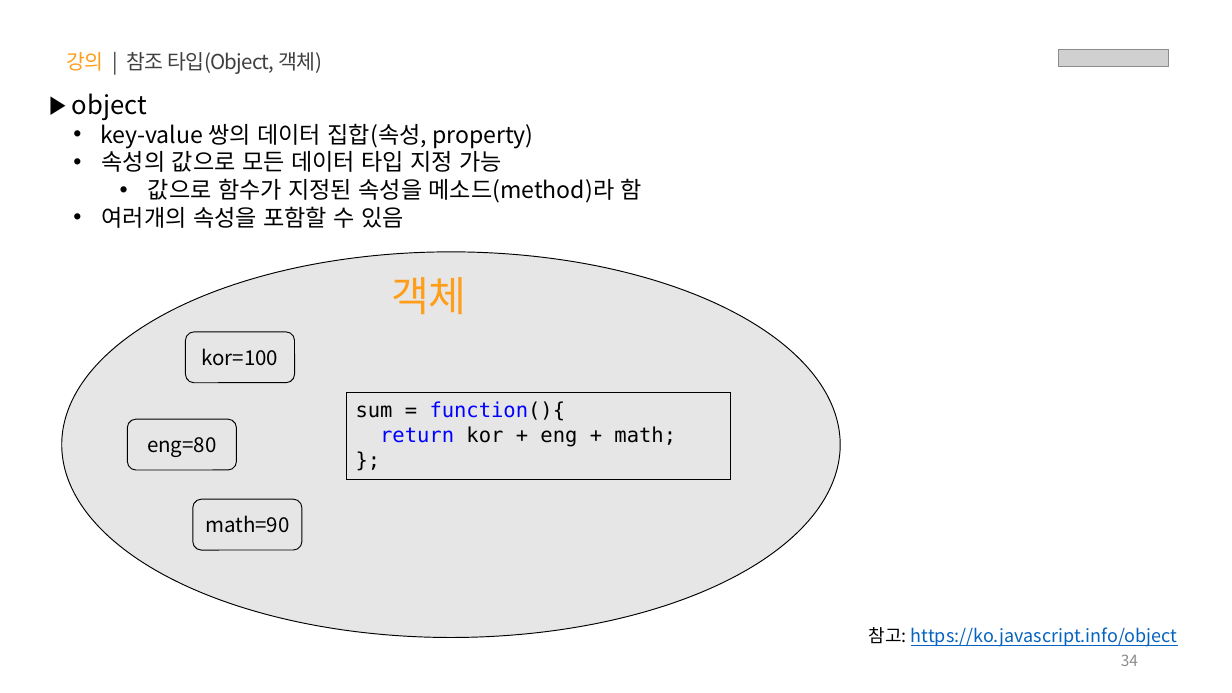
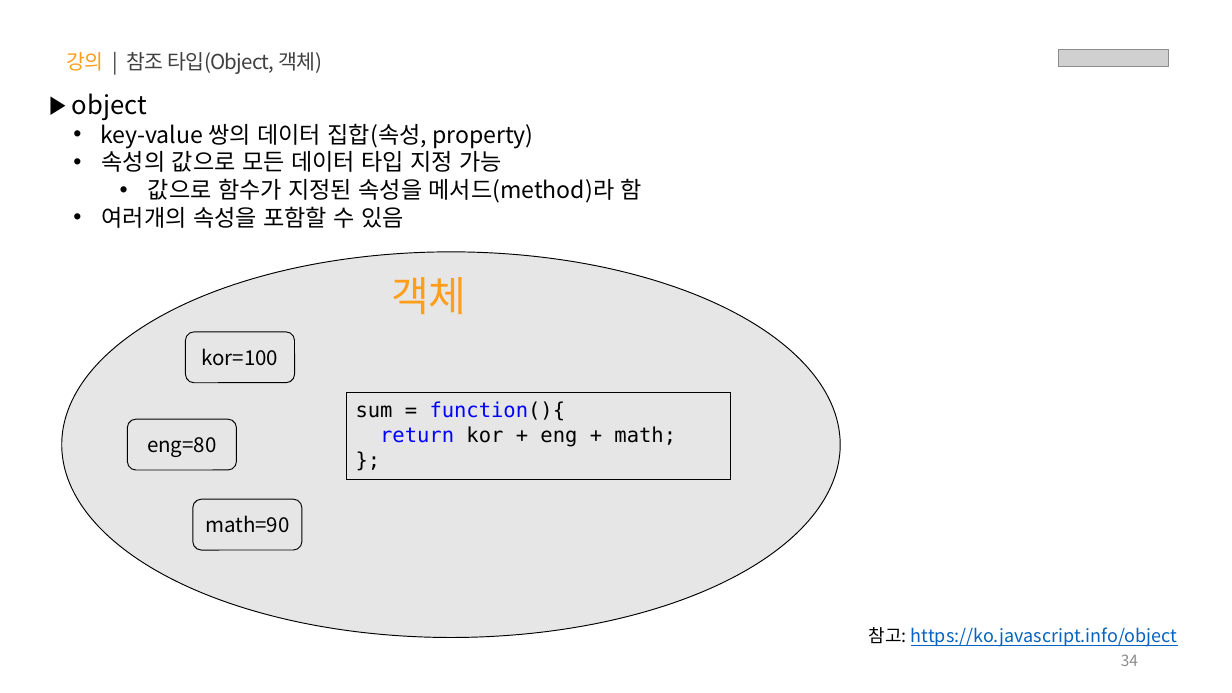
Before and after one commit to yebin-jeong/learn-js, a slide deck: slide 34 of PPT/01.자바스크립트 - 기초 문법.pptx. Drawn at 1232x693 pixels with LibreOffice and Linux fonts; fonts in the diff are those of the drawing; grey boxes stand for pictures. Boxes give left, top, right and bottom in pixels: in the first picture for what was removed or moved away, otherwise in the second. Text is boxed around its words. In the diff, an @@ line names an element or a change of style, - is before the commit and + after.

```diff
--- a/PPT/01.자바스크립트 - 기초 문법.pptx
+++ b/PPT/01.자바스크립트 - 기초 문법.pptx
@@ text at box(148, 178, 642, 203): text changed @@
-    • 값으로 함수가 지정된 속성을 메소드(method)라 함
+    • 값으로 함수가 지정된 속성을 메서드(method)라 함
```
Also in this commit, not shown: 5 other slides changed.
